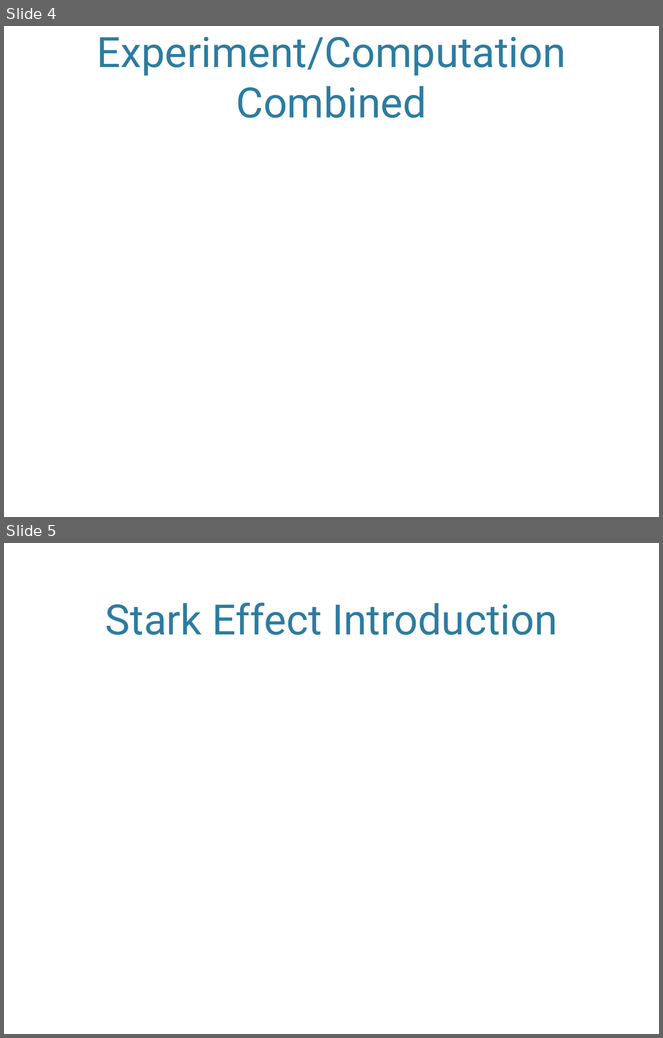
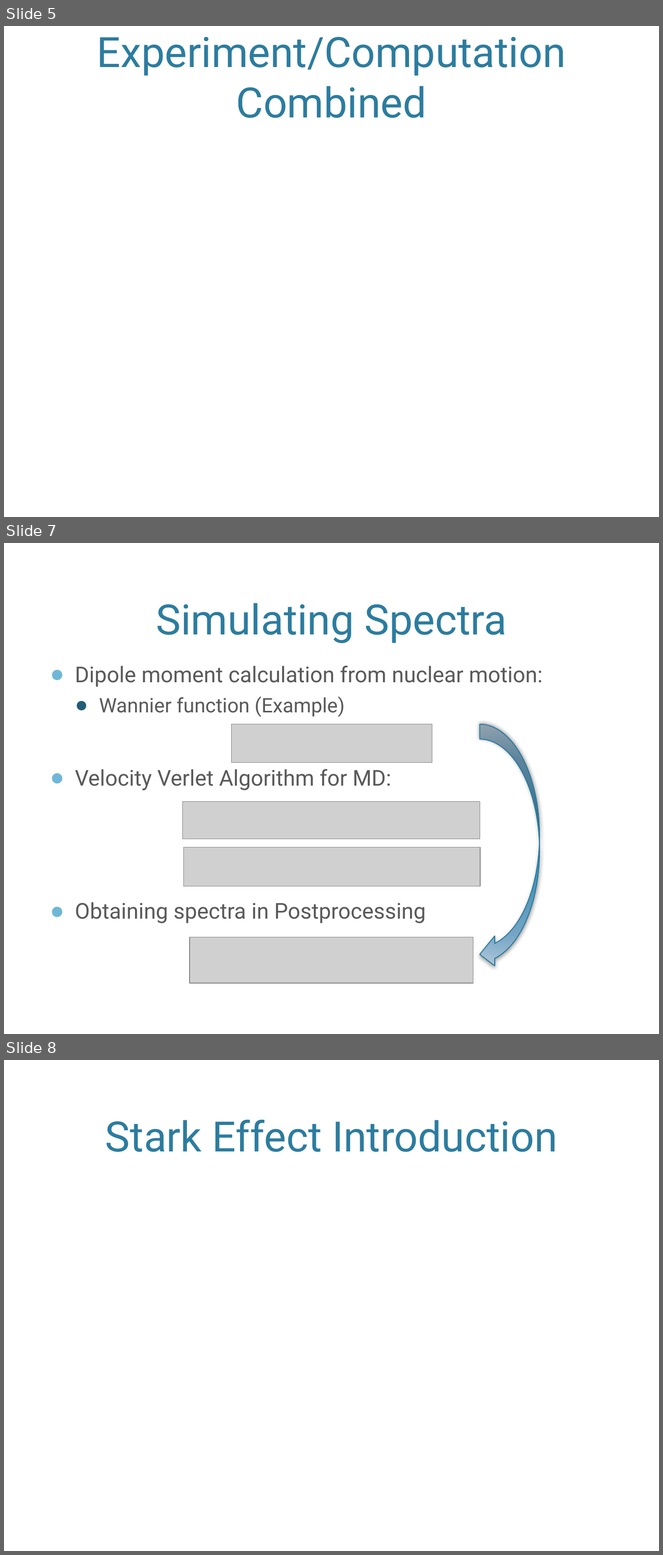
Before and after one commit to jjradler/565projectSp16, a slide deck: 565Presentation.pptx. Shown one above the other, each under a label of ours: slides 4 and 5 before the commit, slides 5, 7 and 8 after it; the slides between them are not shown. The pictures are 663x1038 and 663x1555 pixels, drawn with LibreOffice and Linux fonts; fonts in the diff are those of the drawing; grey boxes stand for pictures; background and template pictures are left out. Boxes give left, top, right and bottom in pixels: in the first picture for what was removed or moved away, otherwise in the second. Text is boxed around its words. In the diff, an @@ line names an element or a change of style, - is before the commit and + after.

Commit message:
added some slides and changed the title a little bit.

```diff
--- a/565Presentation.pptx
+++ b/565Presentation.pptx
@@ slide 7 added at [4,543,659,1034], background picture (left out) @@
@@ title added at [156,603,507,643], 46 pt, text #2C7C9F @@
+Simulating Spectra
@@ text added at [75,666,543,924], 24 pt, text #595959 @@
+● Dipole moment calculation from nuclear motion:
+  ● Wannier function (Example)
+● Velocity Verlet Algorithm for MD:
+● Obtaining spectra in Postprocessing
@@ picture added at [232,724,432,763] @@
@@ curved left arrow added at [480,724,539,969], fill gradient #2180AA to #75A5C5 to #B8CCDC, outline #287A9E 1 pt @@
@@ picture added at [183,802,480,839] @@
@@ picture added at [183,848,480,887] @@
@@ picture added at [190,938,473,983] @@
@@ what was slide 4 is now slide 5 @@
@@ what was slide 5 is now slide 8 @@
```
Also in this commit, not shown: 1 slide changed, 2 other slides added.
